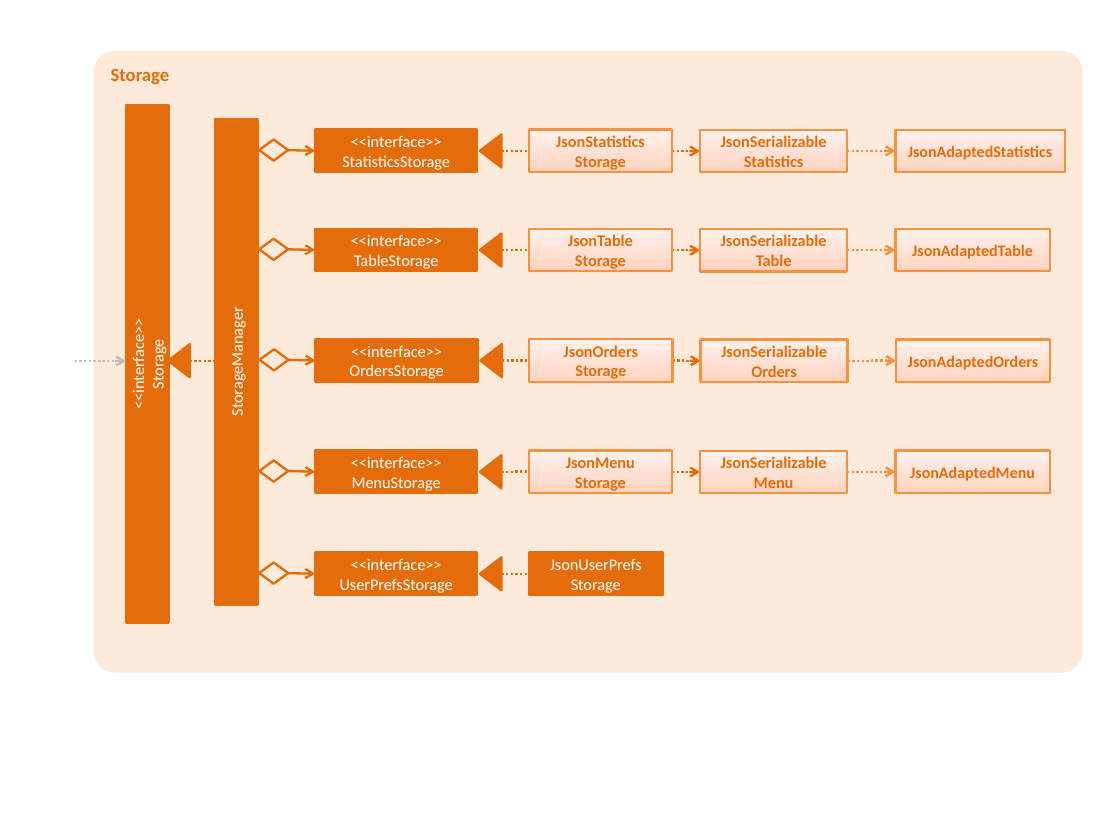
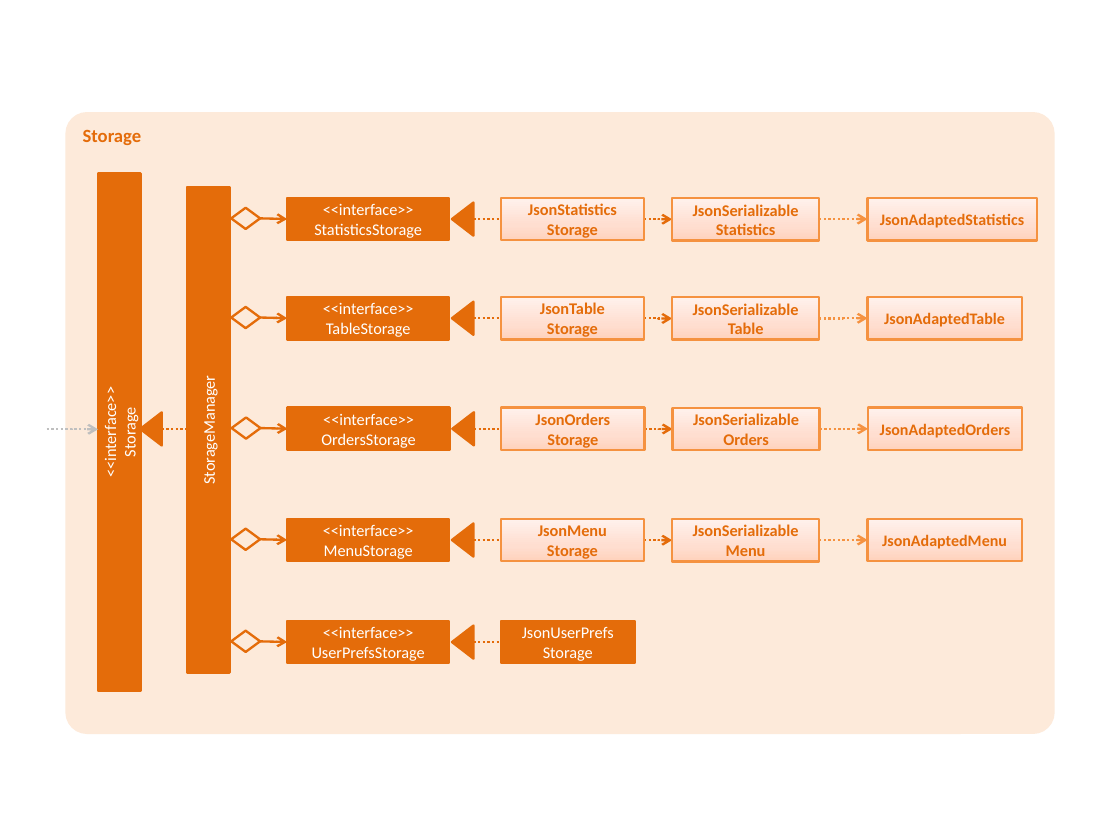
Before and after one commit to nus-cs2103-AY1819S2/addressbook-level4, a slide deck: slide 1 of docs/diagrams/StorageComponentClassDiagram.pptx. Drawn at 1120x840 pixels with LibreOffice and Linux fonts; fonts in the diff are those of the drawing. Boxes give left, top, right and bottom in pixels: in the first picture for what was removed or moved away, otherwise in the second. Text is boxed around its words. In the diff, an @@ line names an element or a change of style, - is before the commit and + after.

```diff
--- a/docs/diagrams/StorageComponentClassDiagram.pptx
+++ b/docs/diagrams/StorageComponentClassDiagram.pptx
@@ rounded rectangle "Storage": place and size @@
-rounded rectangle "Storage" at [93,50,1082,672]
+rounded rectangle "Storage" at [65,112,1054,734]
@@ diamond: place and size @@
-diamond at [259,140,288,161]
+diamond at [231,207,260,228]
@@ 20 rectangles, 9 elbow arrows, 5 triangles, 5 arrows, 5 elbow lines, 4 diamonds, 1 line: place and size @@
-20 rectangles, 9 elbow arrows, 5 triangles, 5 arrows, 5 elbow lines, 4 diamonds, 1 line at [75,105,1065,623]
+20 rectangles, 9 elbow arrows, 5 triangles, 5 arrows, 5 elbow lines, 4 diamonds, 1 line at [47,174,1037,691]
@@ triangle: place and size @@
-triangle at [480,455,501,489]
+triangle at [452,522,473,556]
```
Also in this commit, not shown: 1 other file.
